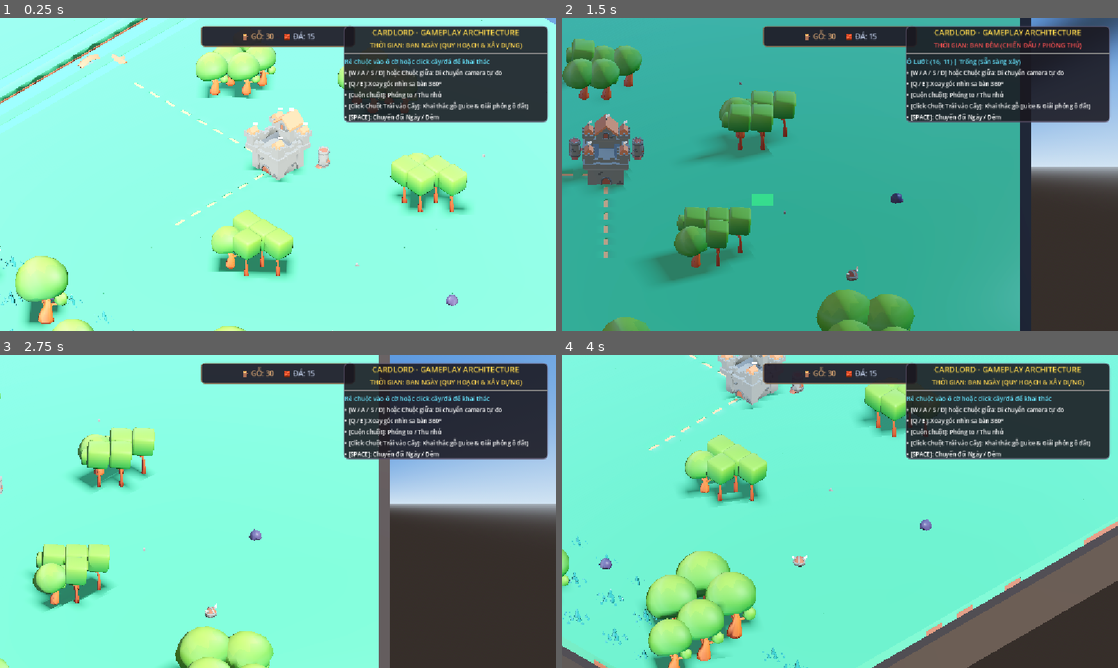
Above: before the commit, frames 1-4 (two rows, left to right).
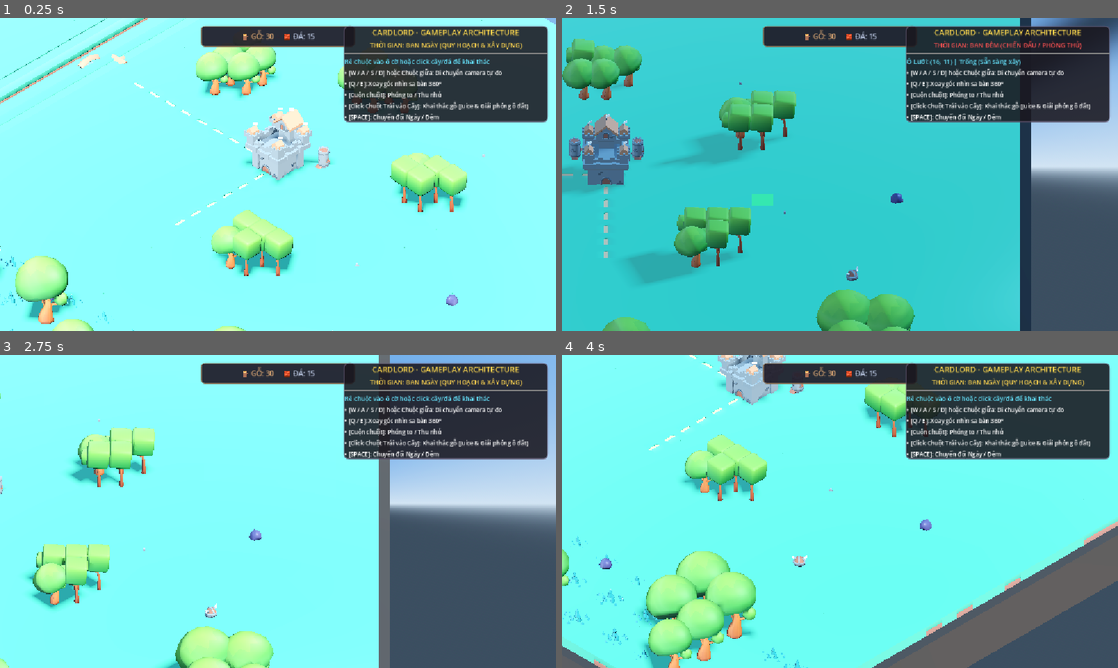
Above: after the commit, the same moments.

Repository: ThanhHai15112004/cardlord
Game: Godot game, scene res://scenes/gameplay/gameplay.tscn
Same seed, same stepped clock (60 frames per second), same inputs: the game is played once before the commit and once after it.
Inputs (mouse positions are in pixels of both pictures, inside the frame that each line leads up to):
- Up to frame 1 (0.25 s): no input
- Up to frame 2 (1.5 s): tap C at 0.5, 1.25 s; move the mouse to (962, 158) at 0.52 s; hold Right (ui_right) 0.53-1.25 s; tap Q at 0.6 s; click (962, 158) at 0.67 s; tap Enter (ui_accept) at 0.77 s; drag from (728, 190) to (812, 237) at 1.27 s
- Up to frame 3 (2.75 s): tap Enter (ui_accept) at 2 s; move the mouse to (333, 442) at 2.02 s; hold Right (ui_right) from 2.03 s (still down); tap P at 2.1 s
- Up to frame 4 (4 s): release Right (ui_right) at 2.75 s; tap C at 2.75 s; drag from (812, 574) to (673, 464) at 2.77 s; tap Enter (ui_accept) at 3.5, 3.77 s; move the mouse to (1006, 558) at 3.52 s; hold Left (ui_left) from 3.53 s (still down); tap E at 3.6 s

The runs differ from the first frame. In frame 1, 31% of the frame differs, in the area x 0-100%, y 0-100%; in frame 2, 81%; in frame 3, 67%; in frame 4, 73%.

Commit message:
feat(editor): ho tro che do thiet ke truc tiep tren 3D editor voi @tool va inspector generator

Diff:
--- a/project.godot
+++ b/project.godot
@@ -11,7 +11,7 @@
 [application]
 
 config/name="CardLord"
-run/main_scene="res://scenes/gameplay/gameplay.tscn"
+run/main_scene="uid://b5m7v3k8x1p2q"
 config/features=PackedStringArray("4.7", "Forward Plus")
 config/icon="res://icon.svg"
 
--- a/scenes/gameplay/gameplay.gd
+++ b/scenes/gameplay/gameplay.gd
@@ -1,7 +1,23 @@
+@tool
 extends Node3D
 
 ## Script Điều phối Gameplay Cốt lõi (Core Gameplay Controller)
-## Quản lý Camera RTS trên Sa bàn Khổng lồ, Vòng lặp Ngày/Đêm, Hệ thống Lưới và Tương tác Entity
+## Hỗ trợ thiết kế trực tiếp trên 3D Editor (@tool), Quản lý Camera RTS, Ngày/Đêm và Tương tác Entity
+
+@export_group("Bản Đồ Sa Bàn (Editor Tools)")
+## Bấm nút này trong Inspector để sinh lại toàn bộ sa bàn 3D trực tiếp ra màn hình Editor
+@export var tao_lai_ban_do_trong_editor: bool = false:
+	set(val):
+		if val and Engine.is_editor_hint():
+			tao_lai_ban_do_trong_editor = false
+			generate_map_in_editor()
+
+## Bấm nút này trong Inspector để xóa sạch các node sa bàn
+@export var xoa_sach_ban_do_trong_editor: bool = false:
+	set(val):
+		if val and Engine.is_editor_hint():
+			xoa_sach_ban_do_trong_editor = false
+			clear_map_in_editor()
 
 @onready var camera_pivot: Node3D = $CameraPivot
 @onready var camera: Camera3D = $CameraPivot/Camera3D
@@ -34,31 +50,43 @@
 var stone_count: int = 15
 
 func _ready() -> void:
-	# Khởi tạo hoặc tìm kiếm an toàn các container trong World
 	tiles_container = _ensure_container("TilesContainer")
 	obstacles_container = _ensure_container("ObstaclesContainer")
 	buildings_container = _ensure_container("BuildingsContainer")
 	decorations_container = _ensure_container("DecorationsContainer")
 
-	# Lắp ráp Bản đồ Sa bàn Khổng lồ (Grand Base Diorama Map)
-	var castle_world_pos = KingdomMapBuilder.build_grand_map(
-		grid_system,
-		tiles_container,
-		obstacles_container,
-		buildings_container,
-		decorations_container
-	)
-
-	# Định vị camera ngay trung tâm Thủ phủ Lâu đài
-	camera_pivot.position = castle_world_pos
+	if Engine.is_editor_hint():
+		# Nếu đang mở trong Godot Editor: tự động sinh sa bàn để hiển thị trực quan trong 3D Viewport
+		if tiles_container.get_child_count() == 0:
+			generate_map_in_editor()
+		return
+
+	# Runtime gameplay logic
+	if tiles_container.get_child_count() == 0:
+		var castle_world_pos = KingdomMapBuilder.build_grand_map(
+			grid_system,
+			tiles_container,
+			obstacles_container,
+			buildings_container,
+			decorations_container
+		)
+		camera_pivot.position = castle_world_pos
+	else:
+		_register_existing_nodes_to_grid()
+		var castle = buildings_container.get_node_or_null("BuildingEntity")
+		if castle:
+			camera_pivot.position = castle.position
+		else:
+			camera_pivot.position = Vector3(34.0, 0.5, 32.0)
+
 	camera.size = target_zoom
 	update_camera_transform()
-
-	# Kết nối tín hiệu tương tác từ các Tile và ResourceNode
 	_connect_interactive_signals()
 	_update_hud_resources()
 
 func _process(delta: float) -> void:
+	if Engine.is_editor_hint():
+		return
 	_handle_camera_movement(delta)
 
 func _handle_camera_movement(delta: float) -> void:
@@ -90,6 +118,8 @@
 		camera_pivot.position.z = clampf(camera_pivot.position.z, 10.0, 62.0)
 
 func _unhandled_input(event: InputEvent) -> void:
+	if Engine.is_editor_hint():
+		return
 	# Zoom bằng con lăn chuột (Tầm zoom 12.0 -> 55.0)
 	if event is InputEventMouseButton:
 		if event.button_index == MOUSE_BUTTON_WHEEL_DOWN and event.pressed:
@@ -209,3 +239,62 @@
 		container.name = container_name
 		world_node.add_child(container)
 	return container
+
+## Sinh bản đồ trực tiếp trong 3D Viewport của Editor để người dùng nhìn thấy và tùy biến
+func generate_map_in_editor() -> void:
+	tiles_container = _ensure_container("TilesContainer")
+	obstacles_container = _ensure_container("ObstaclesContainer")
+	buildings_container = _ensure_container("BuildingsContainer")
+	decorations_container = _ensure_container("DecorationsContainer")
+
+	clear_map_in_editor()
+
+	var castle_pos = KingdomMapBuilder.build_grand_map(
+		grid_system,
+		tiles_container,
+		obstacles_container,
+		buildings_container,
+		decorations_container
+	)
+
+	# Gán owner cho toàn bộ các node mới sinh để xuất hiện trong Scene Tree dock và 3D Viewport của Editor
+	_set_owner_recursive(world_node, self)
+
+	if camera_pivot:
+		camera_pivot.position = castle_pos
+	if camera:
+		camera.size = target_zoom
+	update_camera_transform()
+	print("[CardLord] Đã khởi tạo thành công Sa Bàn 3D trực tiếp trên màn hình Editor!")
+
+## Xóa sạch các node sa bàn trong Editor
+func clear_map_in_editor() -> void:
+	tiles_container = _ensure_container("TilesContainer")
+	obstacles_container = _ensure_container("ObstaclesContainer")
+	buildings_container = _ensure_container("BuildingsContainer")
+	decorations_container = _ensure_container("DecorationsContainer")
+
+	for cnt in [tiles_container, obstacles_container, buildings_container, decorations_container]:
+		for c in cnt.get_children():
+			cnt.remove_child(c)
+			c.queue_free()
+
+## Đệ quy gán owner để các node con xuất hiện trong Editor
+func _set_owner_recursive(node: Node, scene_root: Node) -> void:
+	if node != scene_root and node.owner == null:
+		node.owner = scene_root
+	for child in node.get_children():
+		_set_owner_recursive(child, scene_root)
+
+## Đăng ký các node đã được đặt sẵn trong Editor vào GridSystem khi bắt đầu chơi
+func _register_existing_nodes_to_grid() -> void:
+	grid_system.initialize_grid()
+	for child in tiles_container.get_children():
+		if child is TerrainTile:
+			grid_system.register_tile(child.grid_coord, child, child.is_buildable)
+	for child in obstacles_container.get_children():
+		if child is ResourceNode:
+			grid_system.register_obstacle(child.grid_coord, child)
+	for child in buildings_container.get_children():
+		if child is BuildingEntity:
+			grid_system.register_building(child.grid_coord, child)
--- a/scenes/gameplay/gameplay.tscn
+++ b/scenes/gameplay/gameplay.tscn
@@ -1,13 +1,13 @@
 [gd_scene format=3 uid="uid://b5m7v3k8x1p2q"]
 
-[ext_resource type="Script" path="res://scenes/gameplay/gameplay.gd" id="1_gameplay_script"]
-[ext_resource type="Script" path="res://scripts/systems/grid_system.gd" id="2_grid_script"]
+[ext_resource type="Script" uid="uid://bfsr8c53fro50" path="res://scenes/gameplay/gameplay.gd" id="1_gameplay_script"]
+[ext_resource type="Script" uid="uid://dc46r1fddftdf" path="res://scripts/systems/grid_system.gd" id="2_grid_script"]
 
 [sub_resource type="ProceduralSkyMaterial" id="ProceduralSkyMaterial_sky"]
-sky_top_color = Color(0.28, 0.46, 0.76, 1)
-sky_horizon_color = Color(0.68, 0.78, 0.88, 1)
-ground_bottom_color = Color(0.18, 0.16, 0.15, 1)
-ground_horizon_color = Color(0.52, 0.56, 0.60, 1)
+sky_top_color = Color(0.35, 0.55, 0.85, 1)
+sky_horizon_color = Color(0.7, 0.8, 0.9, 1)
+ground_bottom_color = Color(0.2, 0.25, 0.3, 1)
+ground_horizon_color = Color(0.7, 0.8, 0.9, 1)
 
 [sub_resource type="Sky" id="Sky_env"]
 sky_material = SubResource("ProceduralSkyMaterial_sky")
@@ -15,17 +15,11 @@
 [sub_resource type="Environment" id="Environment_main"]
 background_mode = 2
 sky = SubResource("Sky_env")
-ambient_light_source = 2
-ambient_light_color = Color(0.92, 0.88, 0.82, 1)
-ambient_light_energy = 0.28
+ambient_light_source = 3
+ambient_light_color = Color(0.85, 0.88, 0.95, 1)
+ambient_light_energy = 0.55
 tonemap_mode = 2
-tonemap_exposure = 1.05
-ssao_enabled = true
-ssao_radius = 1.5
-ssao_intensity = 2.2
-ssao_power = 1.5
 glow_enabled = true
-glow_intensity = 0.15
 
 [sub_resource type="StyleBoxFlat" id="StyleBoxFlat_topbar"]
 bg_color = Color(0.12, 0.1, 0.15, 0.92)
@@ -58,30 +52,24 @@
 environment = SubResource("Environment_main")
 
 [node name="DirectionalLight3D" type="DirectionalLight3D" parent="." unique_id=533899589]
-transform = Transform3D(0.742404, -0.447214, 0.499407, 0, 0.744312, 0.667833, -0.669956, -0.4958, 0.552582, 0, 25, 0)
-light_color = Color(1, 0.96, 0.9, 1)
-light_energy = 1.45
+transform = Transform3D(0.819152, -0.40558, 0.40558, 0, 0.707107, 0.707107, -0.573576, -0.579228, 0.579228, 0, 20, 0)
+light_color = Color(0.99, 0.96, 0.92, 1)
+light_energy = 1.3
 shadow_enabled = true
-shadow_bias = 0.02
-shadow_blur = 1.2
-directional_shadow_split_1 = 0.15
-directional_shadow_split_2 = 0.35
-directional_shadow_blend_splits = true
+shadow_bias = 0.03
 
 [node name="CameraPivot" type="Node3D" parent="." unique_id=626554313]
-transform = Transform3D(0.707107, -0.40558, 0.579228, 0, 0.819152, 0.573576, -0.707107, -0.40558, 0.579228, 34, 0, 32)
+transform = Transform3D(0.707107, -0.40558, 0.579228, 0, 0.819152, 0.573576, -0.707107, -0.40558, 0.579228, 10, 0, 10)
 
 [node name="Camera3D" type="Camera3D" parent="CameraPivot" unique_id=2118205170]
 transform = Transform3D(1, 0, 0, 0, 1, 0, 0, 0, 1, 0, 0, 35)
 projection = 1
-size = 28.0
+size = 24.0
 
 [node name="Systems" type="Node" parent="." unique_id=2079247180]
 
 [node name="GridSystem" type="Node" parent="Systems" unique_id=2063335205]
 script = ExtResource("2_grid_script")
-grid_size = Vector2i(20, 20)
-cell_size = 2.0
 
 [node name="World" type="Node3D" parent="." unique_id=2125058093]
 
--- a/scripts/entities/building_entity.gd
+++ b/scripts/entities/building_entity.gd
@@ -1,3 +1,4 @@
+@tool
 class_name BuildingEntity
 extends Node3D
 
@@ -10,7 +11,11 @@
 
 @export var building_data: BuildingData
 @export var grid_coord: Vector2i = Vector2i.ZERO
-@export var custom_model_scene: PackedScene
+@export var custom_model_scene: PackedScene:
+	set(val):
+		custom_model_scene = val
+		if is_inside_tree():
+			_setup_model()
 
 @onready var model_container: Node3D = $ModelContainer
 @onready var area_3d: Area3D = $Area3D
@@ -24,9 +29,10 @@
 		current_hp = max_hp
 
 	_setup_model()
-	play_placement_animation()
+	if not Engine.is_editor_hint():
+		play_placement_animation()
 
-	if area_3d:
+	if area_3d and not Engine.is_editor_hint():
 		area_3d.input_event.connect(_on_input_event)
 
 func _setup_model() -> void:
--- a/scripts/entities/resource_node.gd
+++ b/scripts/entities/resource_node.gd
@@ -1,3 +1,4 @@
+@tool
 class_name ResourceNode
 extends Node3D
 
@@ -20,7 +21,11 @@
 @export var current_resource_amount: int = 10
 @export var is_destructible: bool = true
 @export var grid_coord: Vector2i = Vector2i.ZERO
-@export var custom_model_scene: PackedScene
+@export var custom_model_scene: PackedScene:
+	set(val):
+		custom_model_scene = val
+		if is_inside_tree():
+			_setup_model()
 
 @onready var model_container: Node3D = $ModelContainer
 @onready var area_3d: Area3D = $Area3D
@@ -30,7 +35,7 @@
 
 func _ready() -> void:
 	_setup_model()
-	if area_3d:
+	if area_3d and not Engine.is_editor_hint():
 		area_3d.input_event.connect(_on_input_event)
 
 func _setup_model() -> void:
--- a/scripts/entities/terrain_tile.gd
+++ b/scripts/entities/terrain_tile.gd
@@ -1,3 +1,4 @@
+@tool
 class_name TerrainTile
 extends Node3D
 
@@ -23,7 +24,11 @@
 
 @export var is_buildable: bool = true
 @export var grid_coord: Vector2i = Vector2i.ZERO
-@export var custom_model_scene: PackedScene
+@export var custom_model_scene: PackedScene:
+	set(val):
+		custom_model_scene = val
+		if is_inside_tree():
+			_setup_visual()
 
 @onready var model_container: Node3D = $ModelContainer
 @onready var highlight_mesh: MeshInstance3D = $HighlightMesh
--- /dev/null
+++ b/scripts/tools/bake_map_scene.gd
@@ -0,0 +1,53 @@
+@tool
+extends SceneTree
+
+func _init() -> void:
+	print(">>> Bắt đầu nạp gameplay.tscn để xuất toàn bộ sa bàn trực tiếp vào Scene...")
+	var scene: PackedScene = load("res://scenes/gameplay/gameplay.tscn")
+	if not scene:
+		printerr("Không thể nạp gameplay.tscn")
+		quit(1)
+		return
+
+	var root = scene.instantiate()
+	var grid_sys = root.get_node("Systems/GridSystem")
+	var tiles_cnt = root.get_node("World/TilesContainer")
+	var obs_cnt = root.get_node("World/ObstaclesContainer")
+	var bld_cnt = root.get_node("World/BuildingsContainer")
+	var deco_cnt = root.get_node("World/DecorationsContainer")
+
+	# Dọn dẹp các node con cũ nếu có
+	for cnt in [tiles_cnt, obs_cnt, bld_cnt, deco_cnt]:
+		for c in cnt.get_children():
+			cnt.remove_child(c)
+			c.free()
+
+	# Xây dựng bản đồ hoàn chỉnh
+	var castle_pos = KingdomMapBuilder.build_grand_map(grid_sys, tiles_cnt, obs_cnt, bld_cnt, deco_cnt)
+	print(">>> Đã sinh bản đồ thành công! Vị trí lâu đài: ", castle_pos)
+
+	# Gán owner = root cho TẤT CẢ các node con để chúng hiển thị trong Scene dock và 3D Viewport của Godot Editor
+	_set_owner_recursive(root, root)
+
+	# Đóng gói và lưu đè vào file gameplay.tscn
+	var packed = PackedScene.new()
+	var pack_err = packed.pack(root)
+	if pack_err != OK:
+		printerr("Lỗi khi pack scene: ", pack_err)
+		quit(1)
+		return
+
+	var save_err = ResourceSaver.save(packed, "res://scenes/gameplay/gameplay.tscn")
+	if save_err != OK:
+		printerr("Lỗi khi lưu gameplay.tscn: ", save_err)
+		quit(1)
+		return
+
+	print(">>> HOÀN TẤT! Toàn bộ sa bàn đã được lưu trực tiếp vào scenes/gameplay/gameplay.tscn!")
+	quit(0)
+
+func _set_owner_recursive(node: Node, scene_root: Node) -> void:
+	if node != scene_root:
+		node.owner = scene_root
+	for child in node.get_children():
+		_set_owner_recursive(child, scene_root)
Not shown, added: scripts/tools/bake_map_scene.gd.uid
